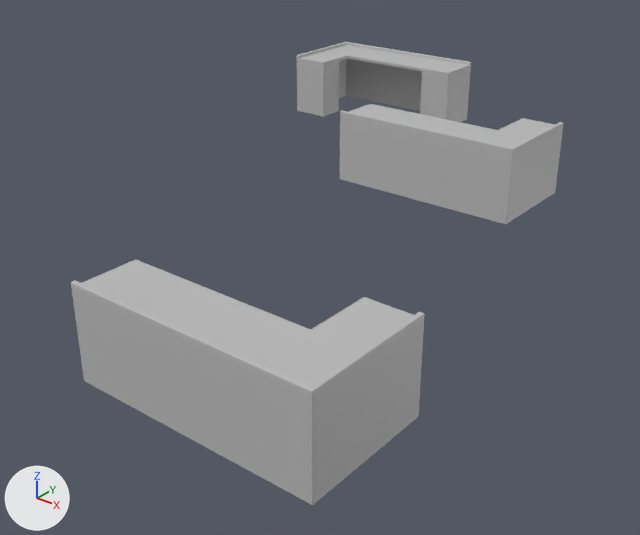
What one commit did to the FBX model Assets/Art/04_Props/Tables/Prop_PoliceDept_LDeskL.fbx.
Before and after are seen from a 50 mm lens placed at (4.99, -4.72, 4.82), pointed at (-2.09, 4.13, -0.66). The lights are fixed; the arrows at lower left show +X, +Y and +Z. Where no turn or scale is listed for an object, it has been applied to the vertices.

The first picture shows 'Prop_LDeskL', 'Prop_LDeskL1', 'Prop_LDeskL2'.
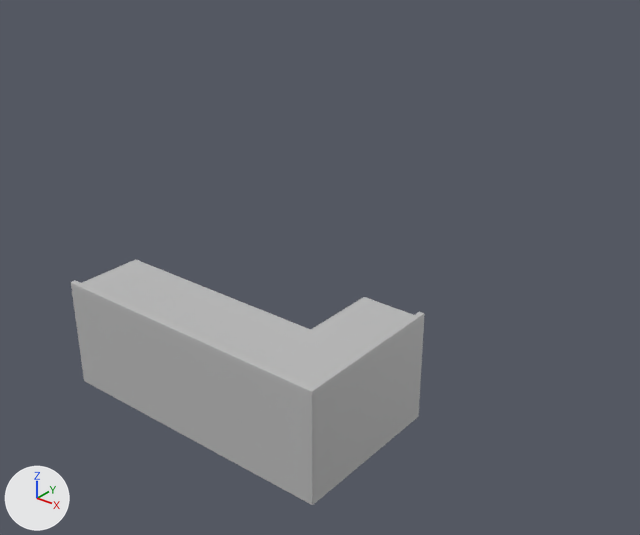
Pixel boxes [x1, y1, x2, y2] of what changed, in the pictures (640 x 535 px; the box of a moved part takes in the faces that stretch with it):
'Prop_LDeskL1', deleted
    before: [340, 104, 564, 224]
'Prop_LDeskL2', deleted
    before: [297, 42, 471, 122]
part 1 of me_mesh, moved or reshaped
    before: [340, 104, 564, 224]
    after: [71, 259, 425, 505]

Diff of the bpy script that builds the scene:
```diff
--- a/Assets/Art/04_Props/Tables/Prop_PoliceDept_LDeskL.fbx.py
+++ b/Assets/Art/04_Props/Tables/Prop_PoliceDept_LDeskL.fbx.py
@@ ob_prop_ldeskl2 @@
-ob_prop_ldeskl2 = bpy.data.objects.new('Prop_LDeskL2', me_mesh_001)
-ob_prop_ldeskl2.location = (-4.54, 9.45, 0.0)
@@ ob_prop_ldeskl1 @@
-ob_prop_ldeskl1 = bpy.data.objects.new('Prop_LDeskL1', me_mesh)
-ob_prop_ldeskl1.location = (-1.54, 6.13, 0.0)
```
